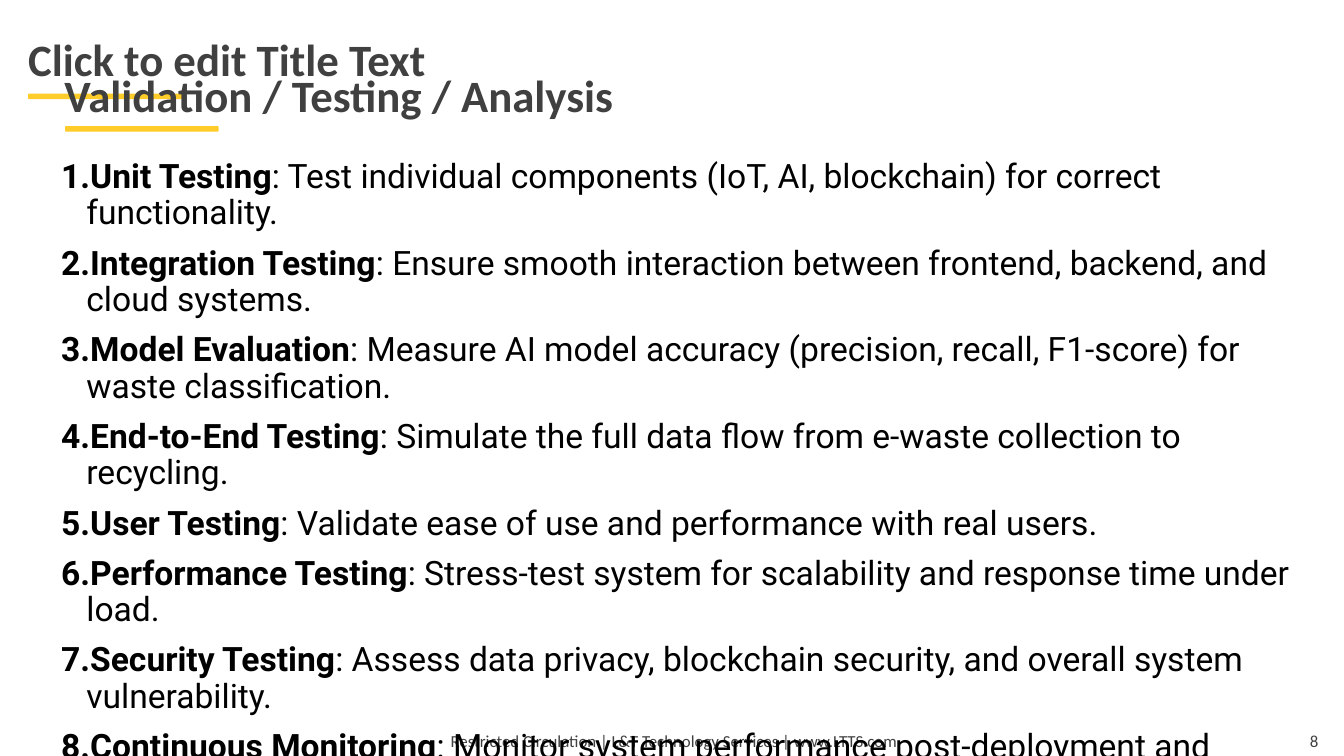
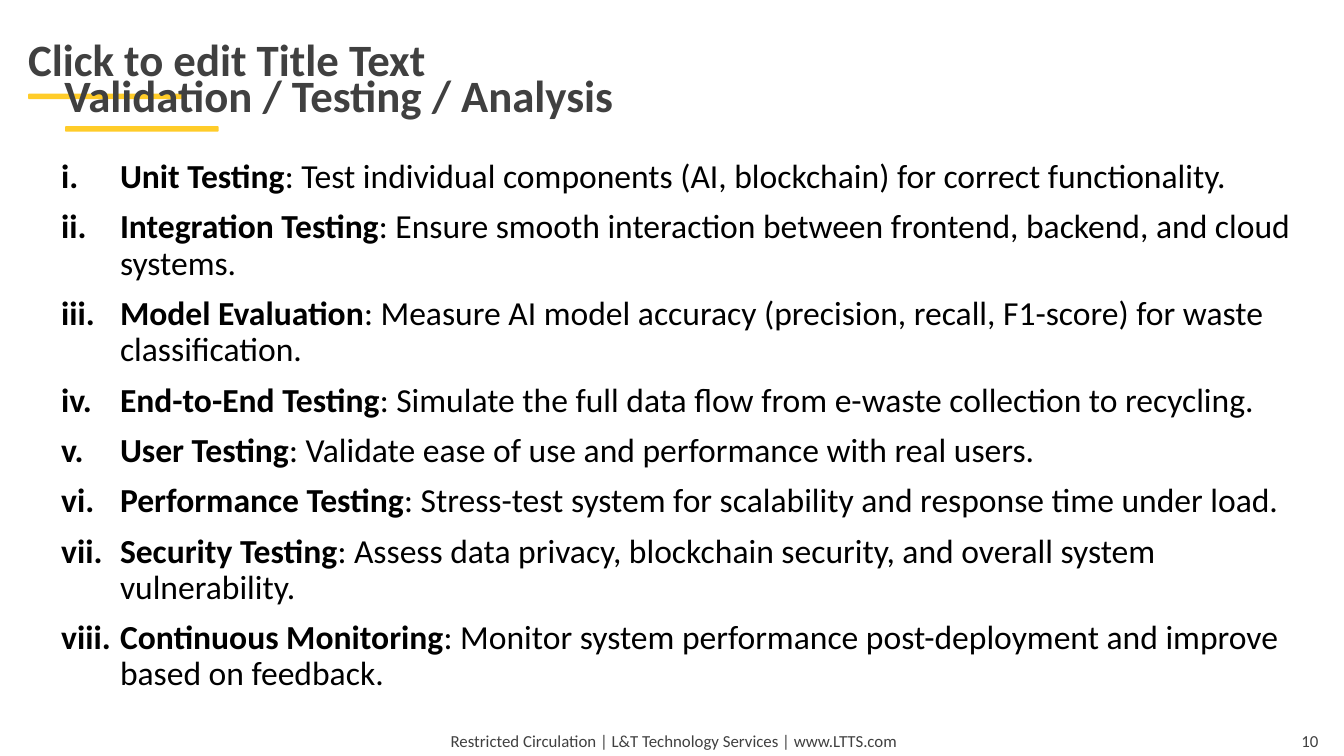
Before and after one commit to nishanthkj/L-T, a slide deck: slide 10 of E-Waste_Tracking_and_management/PPT/PID_0000_TG08003219_PresentationRound.pptx (slide 8 before the commit). Drawn at 1344x756 pixels with LibreOffice and Linux fonts; fonts in the diff are those of the drawing; background and template pictures are left out. Boxes give left, top, right and bottom in pixels: in the first picture for what was removed or moved away, otherwise in the second. Text is boxed around its words. In the diff, an @@ line names an element or a change of style, - is before the commit and + after.

```diff
--- a/E-Waste_Tracking_and_management/PPT/PID_0000_TG08003219_PresentationRound.pptx
+++ b/E-Waste_Tracking_and_management/PPT/PID_0000_TG08003219_PresentationRound.pptx
@@ text at box(120, 163, 1226, 194): text changed; font Roboto to Calibri @@
-1. Unit Testing: Test individual components (IoT, AI, blockchain) for correct functionality.
+i. Unit Testing: Test individual components (AI, blockchain) for correct functionality.
@@ text at box(120, 214, 1290, 686): font Roboto to Calibri in "Integration Testing: Ensure smooth interaction between front ...", "Model Evaluation: Measure AI model accuracy (precision, ...", "End-to-End Testing: Simulate the full data flow ...", "User Testing: Validate ease of use and ..." and 3 more places; bullet 1. to i. @@
@@ page number at box(1301, 736, 1318, 747): text changed @@
-8
+10
```
Also in this commit, not shown: 7 other slides changed, 5 slides added, 3 slides removed, 5 other files.
